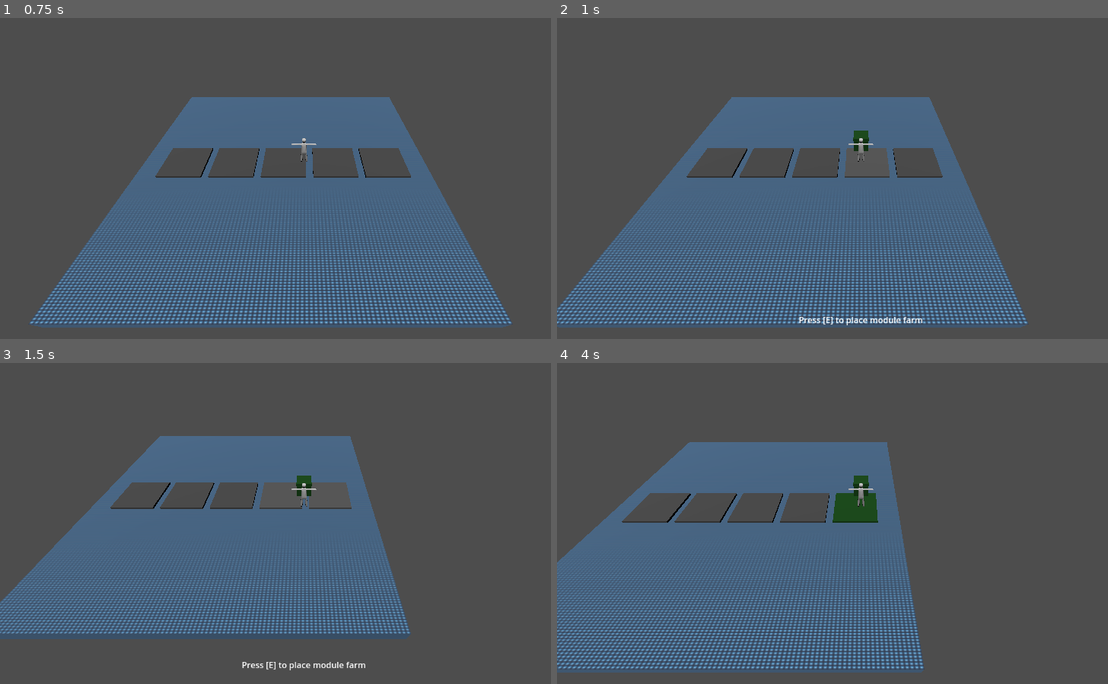
Above: before the commit, frames 1-4 (two rows, left to right).
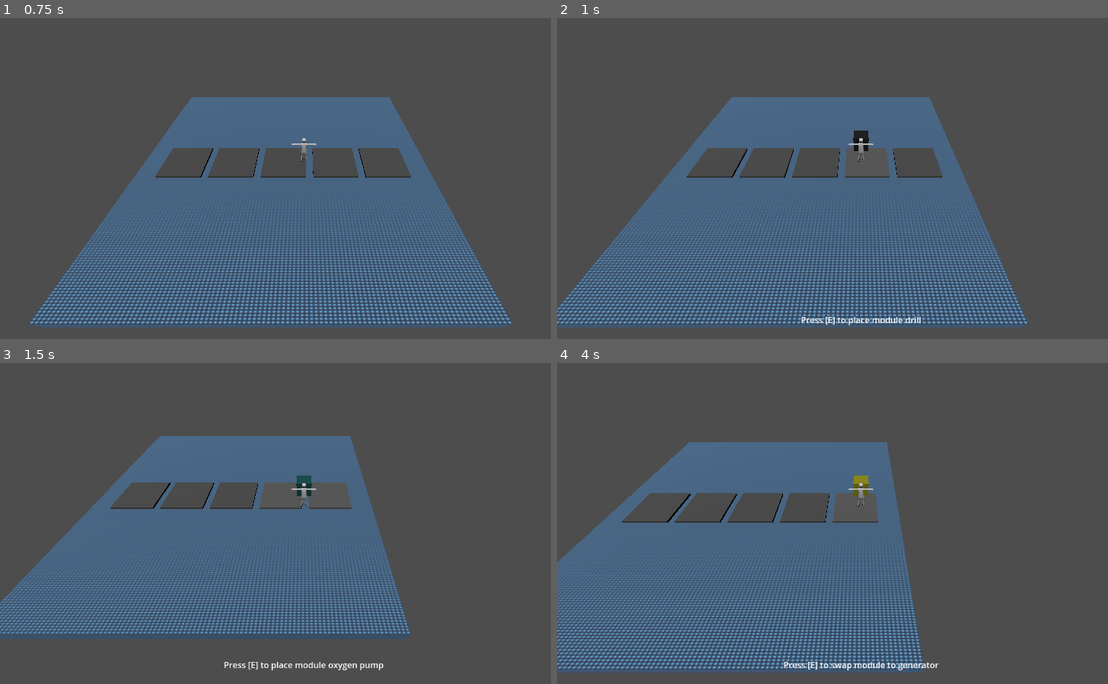
Above: after the commit, the same moments.

Repository: mswieboda/plots-llc
Game: Godot game, scene res://scenes/main.tscn
Same seed, same stepped clock (60 frames per second), same inputs: the game is played once before the commit and once after it. The engine's default icon, where the game draws it, is replaced by a stand-in: a white triangle on a blue panel in a dark square.
Inputs:
- Up to frame 1 (0.75 s): hold D (right) from 0.53 s (still down); hold E (action) from 0.53 s (still down)
- Up to frame 2 (1 s): keep holding D (right); keep holding E (action); tap M (test_module) at 0.8 s
- Up to frame 3 (1.5 s): release D (right) at 1.28 s; release E (action) at 1.28 s; hold S (down) from 1.28 s (still down); tap M (test_module) at 1.35 s
- Up to frame 4 (4 s): tap E (action) at 1.55, 3.05 s; release S (down) at 2.03 s; hold D (right) 2.03-2.78 s; hold E (action) 2.03-2.78 s; tap M (test_module) at 2.3, 2.85, 3.8 s; hold W (up) 2.78-3.53 s; hold A (left) from 3.53 s (still down); hold E (action) from 3.53 s (still down)

Frame 1 is identical in both runs. In frame 2, 0.4% of the frame differs, in the area x 43-67%, y 35-96%; in frame 3, 0.5%; in frame 4, 1.1%, in the area x 41-70%, y 35-96%.

Commit message:
switch between player carry modules

Diff:
--- /dev/null
+++ b/assets/materials/drill.tres
@@ -0,0 +1,4 @@
+[gd_resource type="StandardMaterial3D" format=3 uid="uid://cjn7bvekii8q8"]
+
+[resource]
+albedo_color = Color(0.0509804, 0.0509804, 0.0509804, 1)
--- /dev/null
+++ b/assets/materials/generator.tres
@@ -0,0 +1,4 @@
+[gd_resource type="StandardMaterial3D" format=3 uid="uid://vn8hy21ycwfj"]
+
+[resource]
+albedo_color = Color(0.521569, 0.521569, 0, 1)
--- /dev/null
+++ b/assets/materials/oxygen_pump.tres
@@ -0,0 +1,4 @@
+[gd_resource type="StandardMaterial3D" format=3 uid="uid://dclce4yxpbj7k"]
+
+[resource]
+albedo_color = Color(0, 0.270588, 0.270588, 1)
--- a/objs/player.gd
+++ b/objs/player.gd
@@ -3,6 +3,7 @@
 
 const SPEED = 6.9
 const FAKE_EXTRA_GRAVITY = 5
+const MODULE_TYPES = ['farm', 'drill', 'oxygen pump', 'generator']
 
 # Get the gravity from the project settings to be synced with RigidBody nodes.
 var gravity = ProjectSettings.get_setting("physics/3d/default_gravity")
@@ -42,18 +43,32 @@
   if event.is_action_pressed("action"):
     Action.perform()
 
-  if event.is_action_pressed("test_module") and not module:
-    add_carry_module("farm")
+  if event.is_action_pressed("test_module"):
+    if module:
+      switch_carry_module()
+    else:
+      add_carry_module(MODULE_TYPES.pick_random())
+
+
+func update_carry_module_material(carry_module):
+  var material = preload("res://assets/materials/default_module.tres")
+
+  if module == "farm":
+    material = preload("res://assets/materials/farm.tres")
+  elif module == "drill":
+    material = preload("res://assets/materials/drill.tres")
+  elif module == "oxygen pump":
+    material = preload("res://assets/materials/oxygen_pump.tres")
+  elif module == "generator":
+    material = preload("res://assets/materials/generator.tres")
+
+  carry_module.get_node('mesh').material_override = material
 
 
 func add_carry_module(type):
   var carry_module = carry_module_scene.instantiate()
   module = type
-
-  if module == "farm":
-    var material = preload("res://assets/materials/farm.tres")
-    carry_module.get_node('mesh').material_override = material
-
+  update_carry_module_material(carry_module)
   $carry_module_spawn.add_child(carry_module)
   Action.update_changes()
 
@@ -65,3 +80,17 @@
 
   module = null
   Action.update_changes()
+
+
+func switch_carry_module():
+  var module_index = MODULE_TYPES.find(module)
+  var next_module_index = module_index + 1
+
+  if next_module_index > MODULE_TYPES.size() - 1:
+    next_module_index = 0
+
+  module = MODULE_TYPES[next_module_index]
+
+  var carry_module = $carry_module_spawn.get_child(0)
+  update_carry_module_material(carry_module)
+  Action.update_changes()
